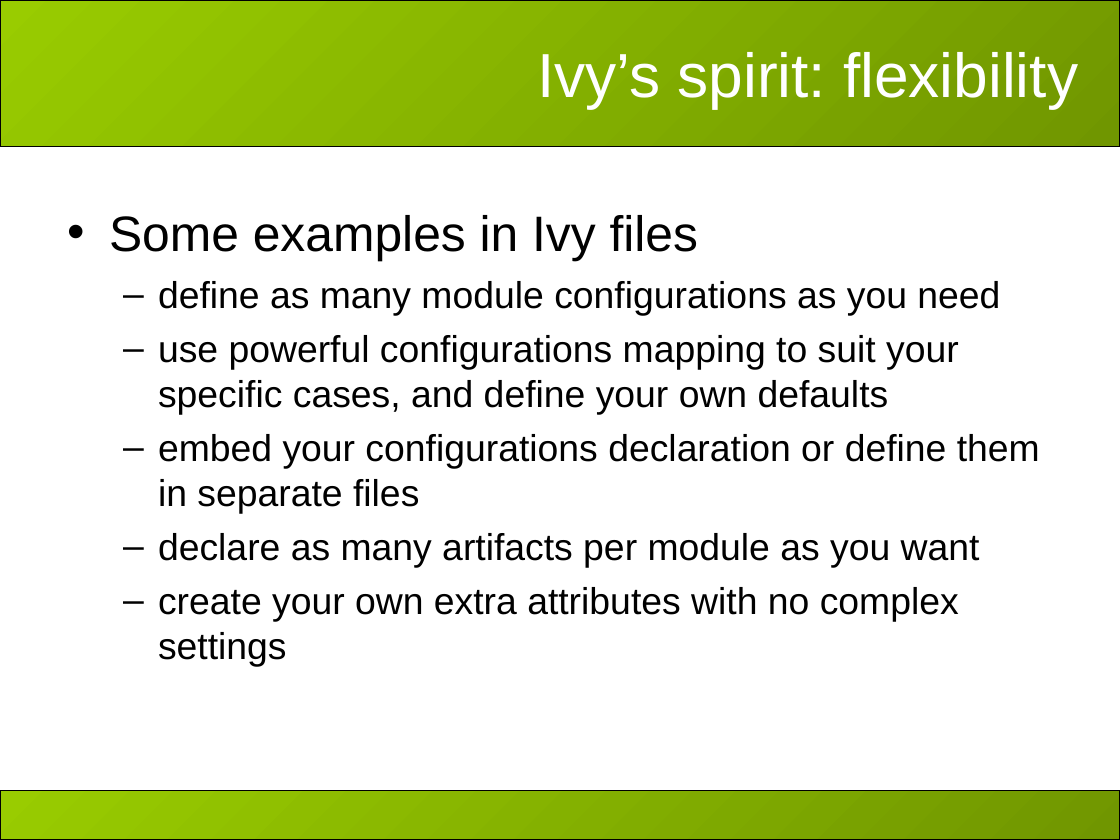
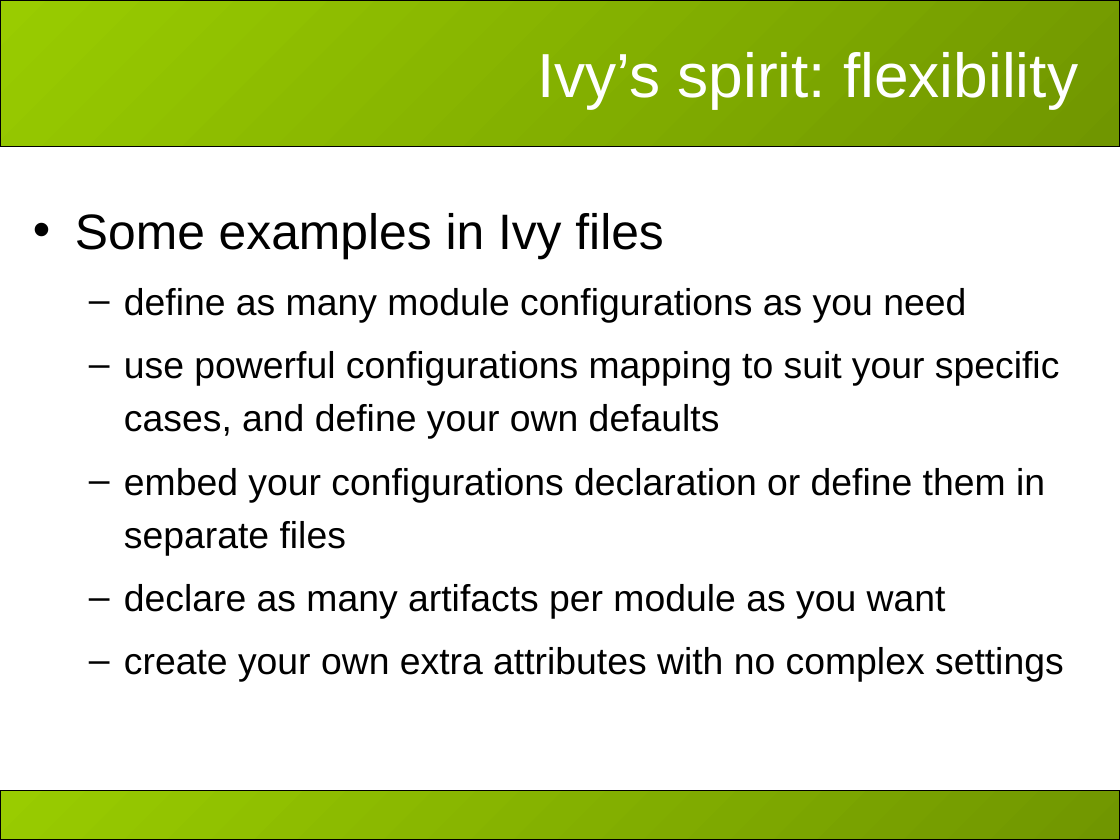
Before and after one commit to apache/ant-ivy, a slide deck: slide 24 of doc/presentations/apache-con-2007/slides.ppt (slide 23 before the commit). Drawn at 1120x840 pixels with LibreOffice and Linux fonts; fonts in the diff are those of the drawing; background and template pictures are left out. Boxes give left, top, right and bottom in pixels: in the first picture for what was removed or moved away, otherwise in the second. Text is boxed around its words. In the diff, an @@ line names an element or a change of style, - is before the commit and + after.

```diff
--- a/doc/presentations/apache-con-2007/slides.ppt
+++ b/doc/presentations/apache-con-2007/slides.ppt
@@ text "Some examples in Ivy files": place and size @@
-text "Some examples in Ivy files" at box(109, 215, 1040, 666)
+text "Some examples in Ivy files" at box(75, 213, 1064, 682)
@@ text "Some examples in Ivy files" at box(75, 213, 1064, 682): line spacing 1 to 1.2 @@
```
Also in this commit, not shown: 7 other slides changed, 3 slides added.
